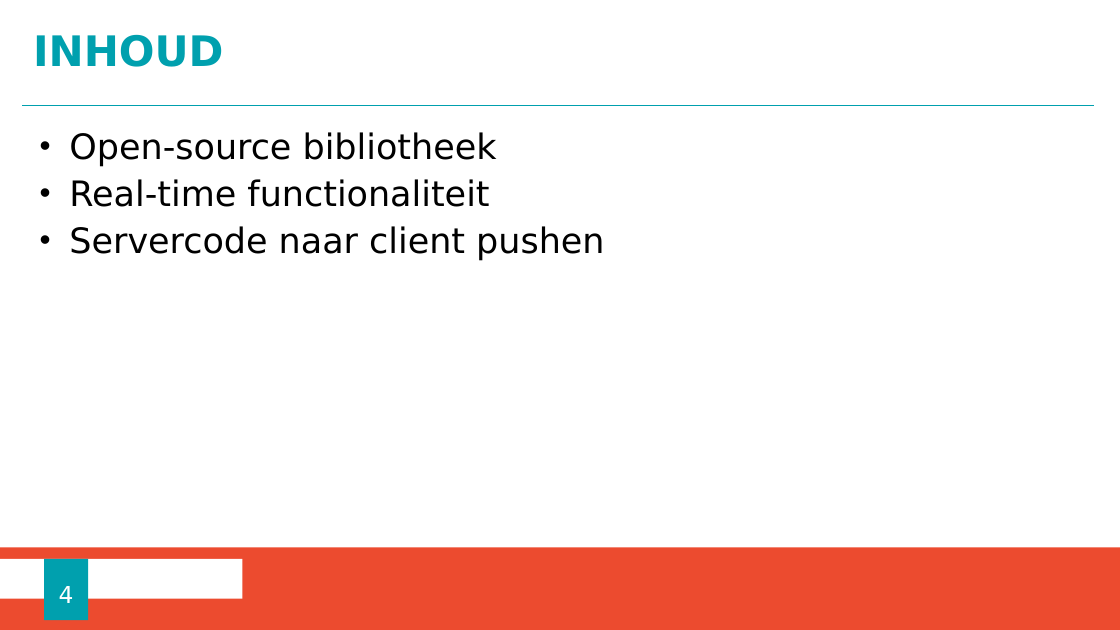
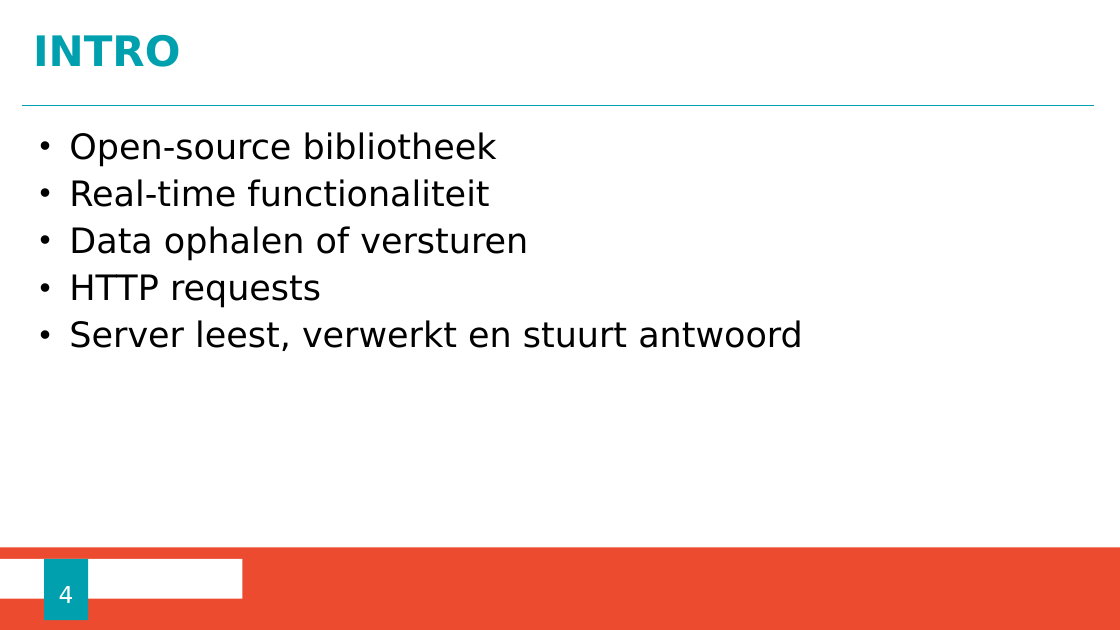
Before and after one commit to ChristopheM98/SignalR_Webapp, a slide deck: slide 4 of Presentatie SignalR.pptx. Drawn at 1120x630 pixels with LibreOffice and Linux fonts; fonts in the diff are those of the drawing; background and template pictures are left out. Boxes give left, top, right and bottom in pixels: in the first picture for what was removed or moved away, otherwise in the second. Text is boxed around its words. In the diff, an @@ line names an element or a change of style, - is before the commit and + after.

```diff
--- a/Presentatie SignalR.pptx
+++ b/Presentatie SignalR.pptx
@@ title at box(33, 34, 180, 67): text changed @@
-INHOUD
+INTRO
@@ text at box(69, 226, 803, 351): text changed @@
-• Servercode naar client pushen
+• Data ophalen of versturen
+• HTTP requests
+• Server leest, verwerkt en stuurt antwoord
```
Also in this commit, not shown: 6 other slides changed, 26 slides added, 4 slides removed, 8 other files.
